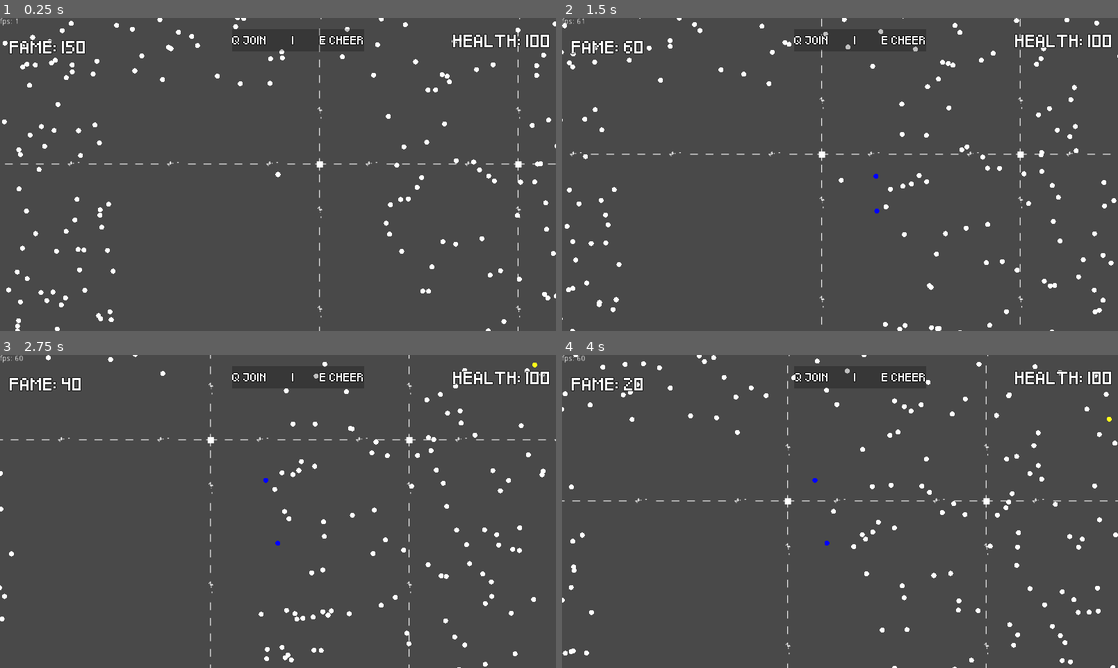
Above: before the commit, frames 1-4 (two rows, left to right).
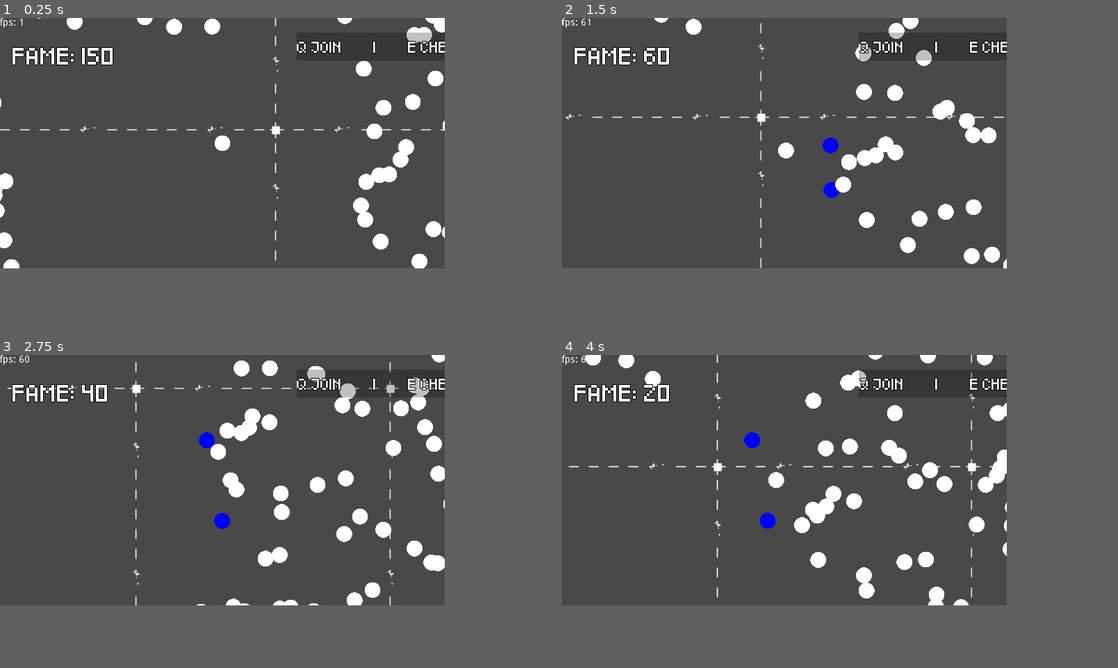
Above: after the commit, the same moments.

Repository: EliasVincent/perestroika
Game: Godot game, scene res://scenes/tests/Main.tscn
Two runs of this game, one before a commit and one after it. Both use one fixed random seed, a clock stepped at 60 frames per second and the inputs below.
Inputs:
- Up to frame 1 (0.25 s): no input
- Up to frame 2 (1.5 s): hold D (right) 0.53-1.28 s; tap E (cheer) at 0.6 s; hold S (down) from 1.28 s (still down); tap Q (join) at 1.35 s
- Up to frame 3 (2.75 s): release S (down) at 2.03 s; hold D (right) from 2.03 s (still down); tap E (cheer) at 2.1 s
- Up to frame 4 (4 s): release D (right) at 2.78 s; hold W (up) 2.78-3.53 s; tap Q (join) at 2.85 s; hold A (left) from 3.53 s (still down); tap E (cheer) at 3.6 s
In our replay, the window is 800x450 before the commit and 640x360 after it. These sizes can differ from the game's own. Grey fills any space a smaller window leaves; there, only what the larger window draws over its background counts as a difference.

The runs differ from the first frame. In frame 1, 7.5% of the frame differs, in the area x 0-100%, y 0-100%; in frame 2, 7.6%; in frame 3, 8.4%; in frame 4, 8.5%.

Commit message:
changed resolution and sprite scaling

Diff:
--- a/project.godot
+++ b/project.godot
@@ -26,7 +26,8 @@
 
 [display]
 
-window/size/height=576
+window/size/width=640
+window/size/height=360
 window/stretch/mode="2d"
 window/stretch/aspect="keep"
 
--- a/scenes/tests/Person.tscn
+++ b/scenes/tests/Person.tscn
@@ -48,8 +48,7 @@
 "values": [ true ]
 }
 
-[sub_resource type="Animation" id=1]
-resource_name = "PersonDeath"
+[sub_resource type="Animation" id=2]
 length = 0.5
 tracks/0/type = "value"
 tracks/0/path = NodePath("PersonDeathParticles:emitting")
@@ -94,7 +93,7 @@
 "enemy",
 ]]
 position = Vector2( 417.069, 207.374 )
-scale = Vector2( 0.1, 0.1 )
+scale = Vector2( 0.25, 0.25 )
 collision_layer = 0
 collision_mask = 0
 script = ExtResource( 2 )
@@ -110,8 +109,8 @@
 volume_db = -11.7
 
 [node name="AnimationPlayer" type="AnimationPlayer" parent="."]
-anims/DefenderDeath = SubResource( 2 )
-anims/PersonDeath = SubResource( 1 )
+anims/DefenderDeath = SubResource( 1 )
+anims/PersonDeath = SubResource( 2 )
 
 [node name="PersonDeathParticles" parent="." instance=ExtResource( 4 )]
 
--- a/scenes/tests/Player.tscn
+++ b/scenes/tests/Player.tscn
@@ -12,7 +12,7 @@
 "player",
 ]]
 position = Vector2( 520, 464 )
-scale = Vector2( 0.1, 0.1 )
+scale = Vector2( 0.25, 0.25 )
 z_index = 1
 collision_layer = 2
 script = ExtResource( 2 )
Not shown: 1 places in scenes/tests/Person.tscn that only renumber resources
